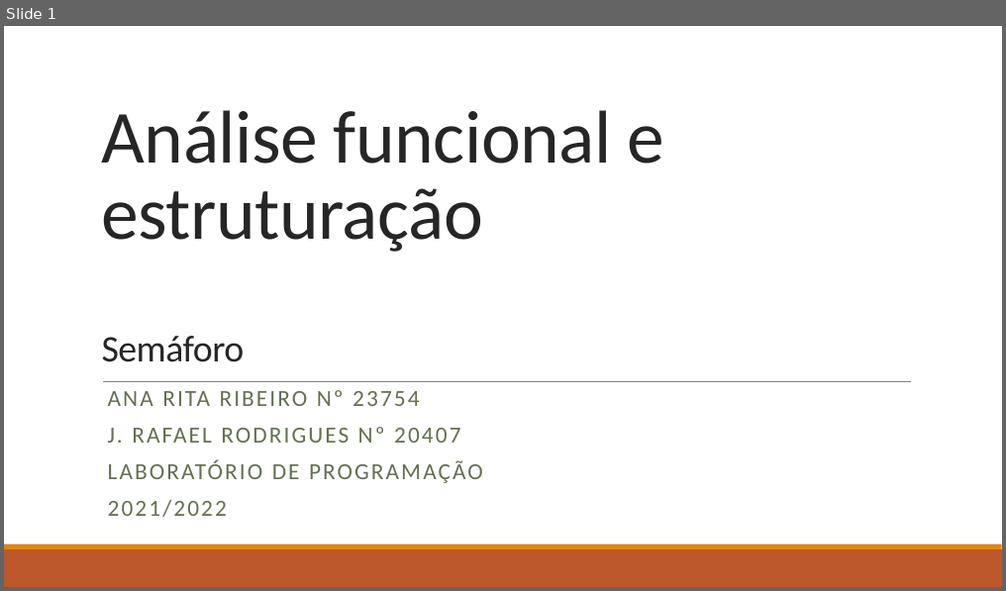
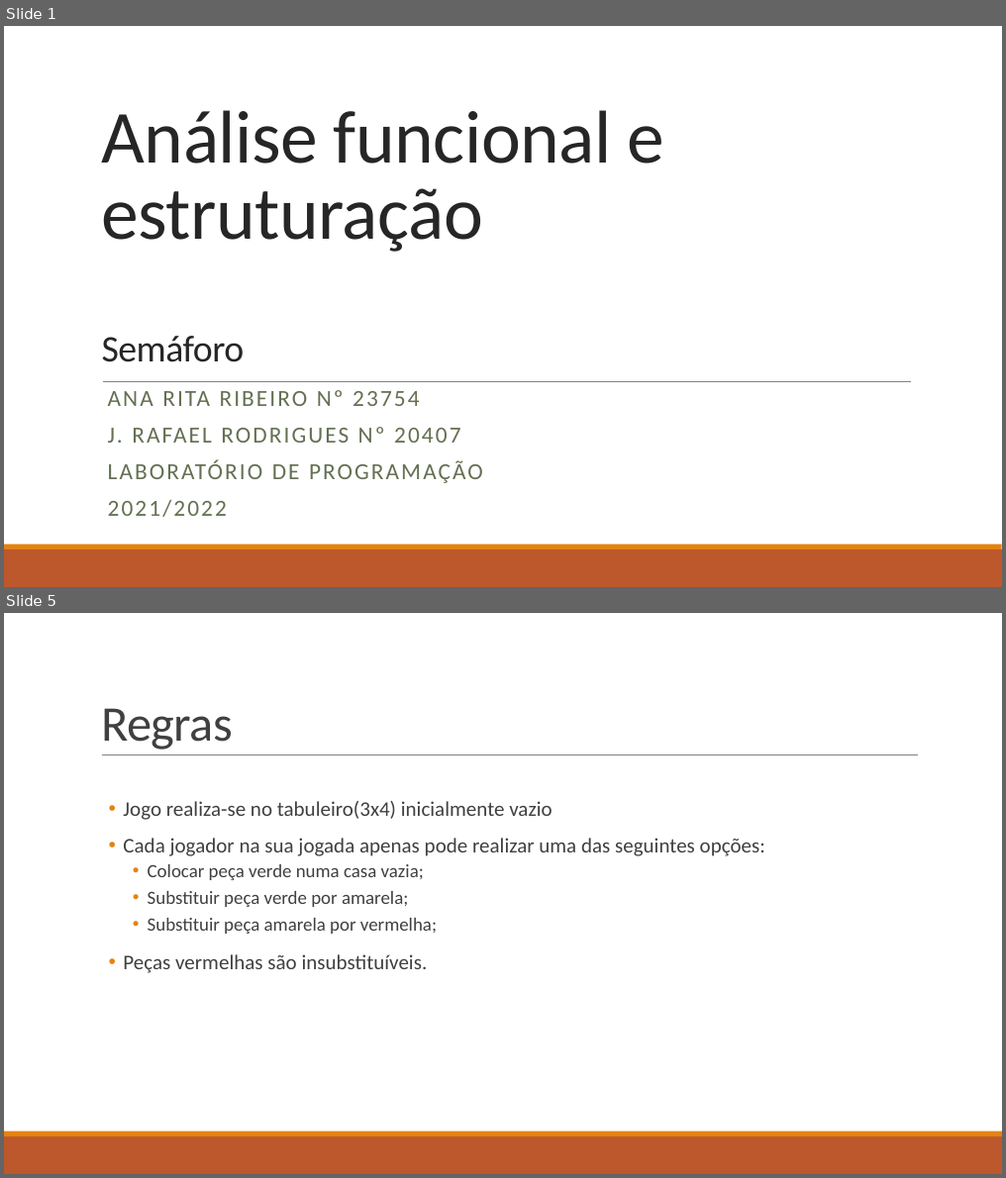
Before and after one commit to rafar99/SemaforoTP, a slide deck: Análise funcional e estruturação.pptx. Shown one above the other, each under a label of ours: slide 1 before the commit, slides 1 and 5 after it; the slides between them are not shown. The pictures are 1006x591 and 1006x1178 pixels, drawn with LibreOffice and Linux fonts; fonts in the diff are those of the drawing. Boxes give left, top, right and bottom in pixels: in the first picture for what was removed or moved away, otherwise in the second. Text is boxed around its words. In the diff, an @@ line names an element or a change of style, - is before the commit and + after.

```diff
--- a/Análise funcional e estruturação.pptx
+++ b/Análise funcional e estruturação.pptx
@@ slide 5 added at (4,613,1002,1174), background #FFFFFF; not listed: 2 template elements that a slide beside it also shows @@
@@ title added at (101,708,233,750), 48 pt, text #404040 @@
+Regras
@@ line added from (102, 756) to (918, 756), #808080 0.5 pt @@
@@ text added at (123,801,765,973), 20 pt, text #404040 @@
+• Jogo realiza-se no tabuleiro(3x4) inicialmente vazio
+• Cada jogador na sua jogada apenas pode realizar uma das seguintes opções:
+  • Colocar peça verde numa casa vazia;
+  • Substituir peça verde por amarela;
+  • Substituir peça amarela por vermelha;
+• Peças vermelhas são insubstituíveis.
```
Also in this commit, not shown: 6 other slides added, 2 slides removed.
